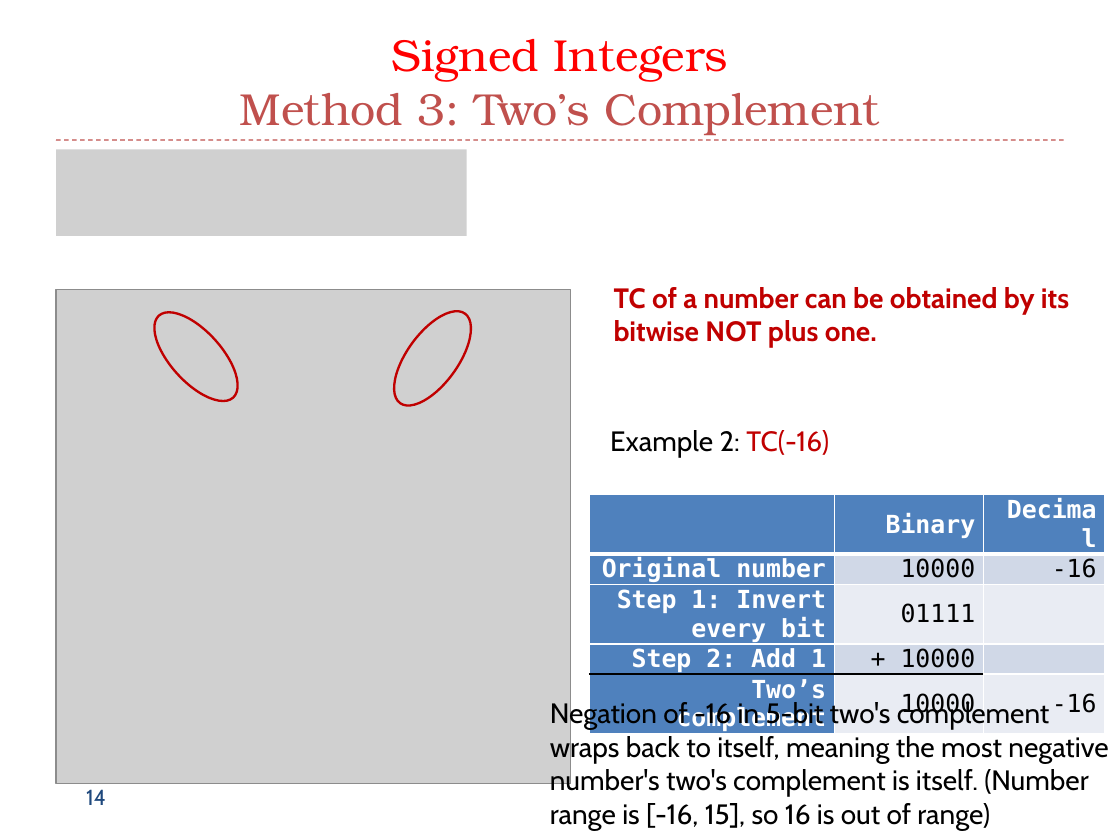
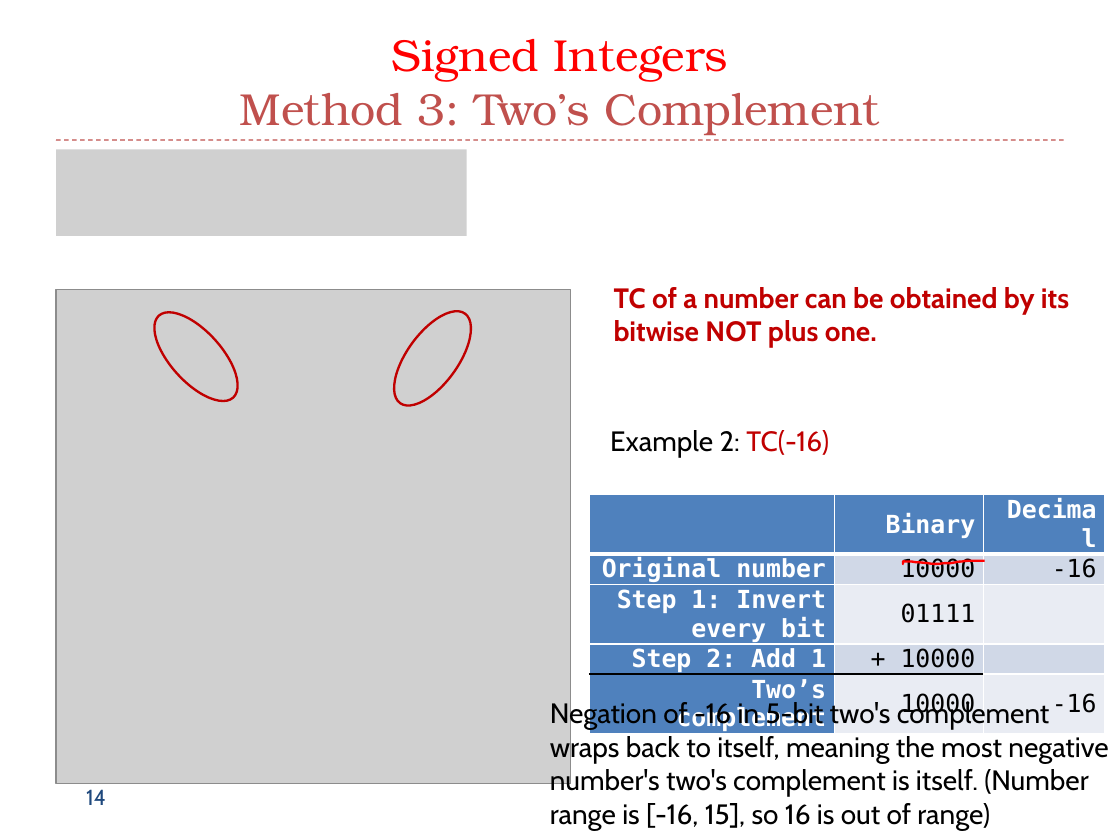
Before and after one commit to guhofstra/CSC111Fa25, a slide deck: slide 14 of PPTs/L1 Data Representation.pptx. Drawn at 1120x840 pixels with LibreOffice and Linux fonts; fonts in the diff are those of the drawing; grey boxes stand for pictures. Boxes give left, top, right and bottom in pixels: in the first picture for what was removed or moved away, otherwise in the second. Text is boxed around its words. In the diff, an @@ line names an element or a change of style, - is before the commit and + after.

```diff
--- a/PPTs/L1 Data Representation.pptx
+++ b/PPTs/L1 Data Representation.pptx
@@ freeform shape added at (903, 561, 984, 564), outline #FF0000 1.5 pt @@
```
Also in this commit, not shown: 10 other slides changed, 1 other file.
